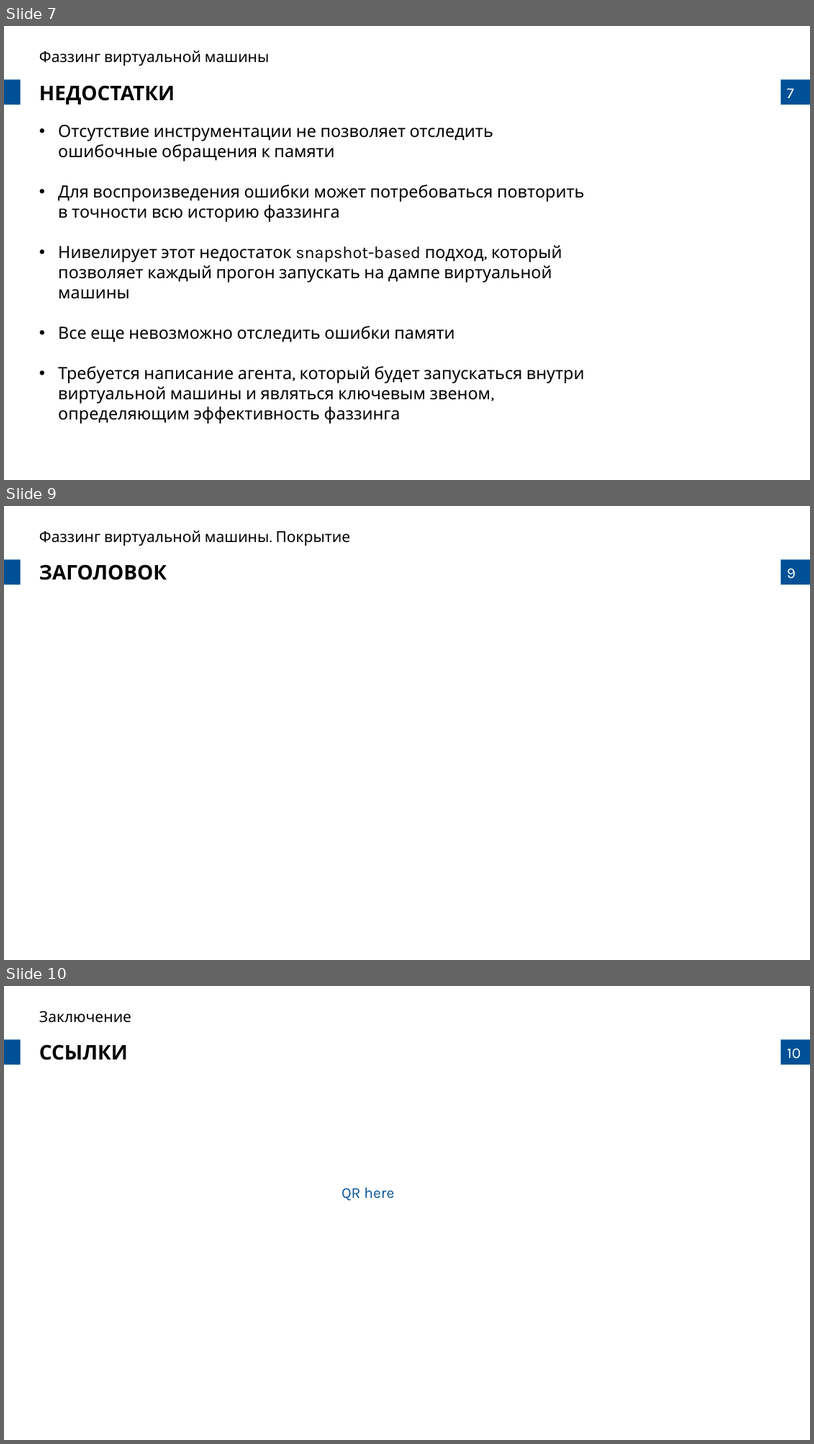
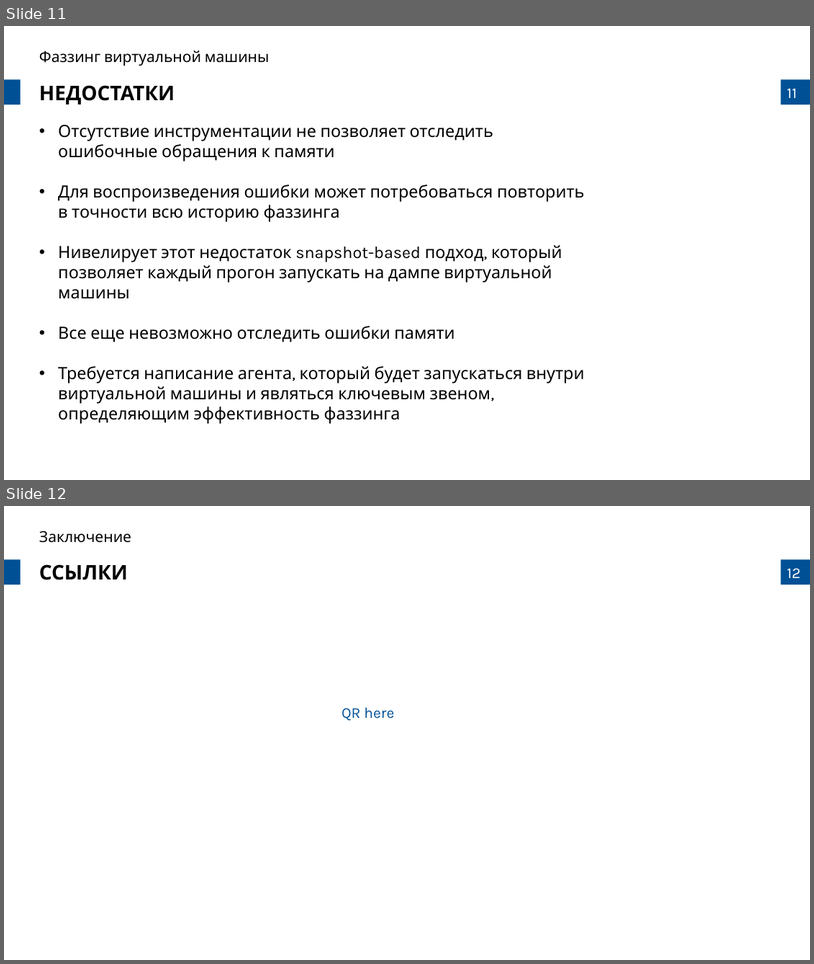
Before and after one commit to prostoAlexandr/BeeTech_2024, a slide deck: Belikov_Virtual_machine_fuzzing_types_and_approaches.pptx. Shown one above the other, each under a label of ours: slides 7, 9 and 10 before the commit, slides 11 and 12 after it; the slides between them are not shown. The pictures are 814x1444 and 814x964 pixels, drawn with LibreOffice and Linux fonts; fonts in the diff are those of the drawing; background and template pictures are left out. Boxes give left, top, right and bottom in pixels: in the first picture for what was removed or moved away, otherwise in the second. Text is boxed around its words. In the diff, an @@ line names an element or a change of style, - is before the commit and + after.

```diff
--- a/Belikov_Virtual_machine_fuzzing_types_and_approaches.pptx
+++ b/Belikov_Virtual_machine_fuzzing_types_and_approaches.pptx
@@ slide 9 removed at <box>4,506,810,960</box>, background #FFFFFF; not listed: 3 template elements that a slide beside it also shows @@
@@ text removed at <box>39,530,351,546</box> @@
-Фаззинг виртуальной машины. Покрытие
@@ text removed at <box>39,564,167,580</box> @@
-ЗАГОЛОВОК
@@ what was slide 7 is now slide 11 @@
@@ page number at <box>787,88,797,98</box>: text changed @@
-7
+11
@@ what was slide 10 is now slide 12 @@
@@ page number at <box>787,568,801,578</box>: text changed @@
-10
+12
```
Also in this commit, not shown: 2 slides changed, 3 slides added, 7 other files.
